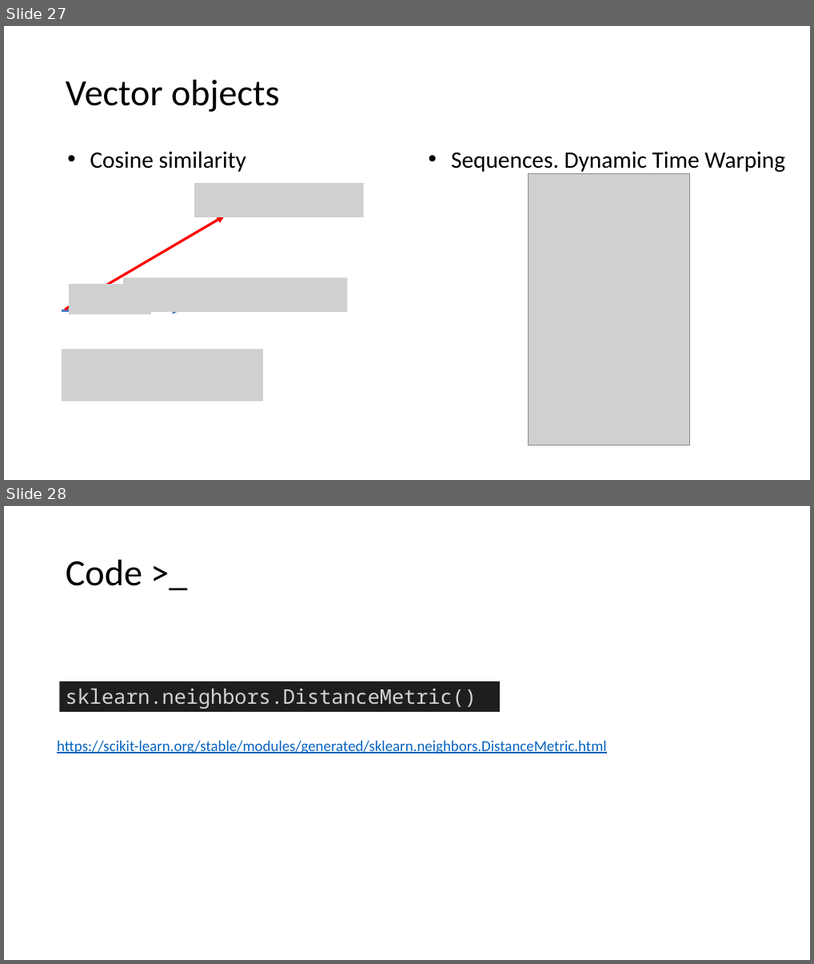
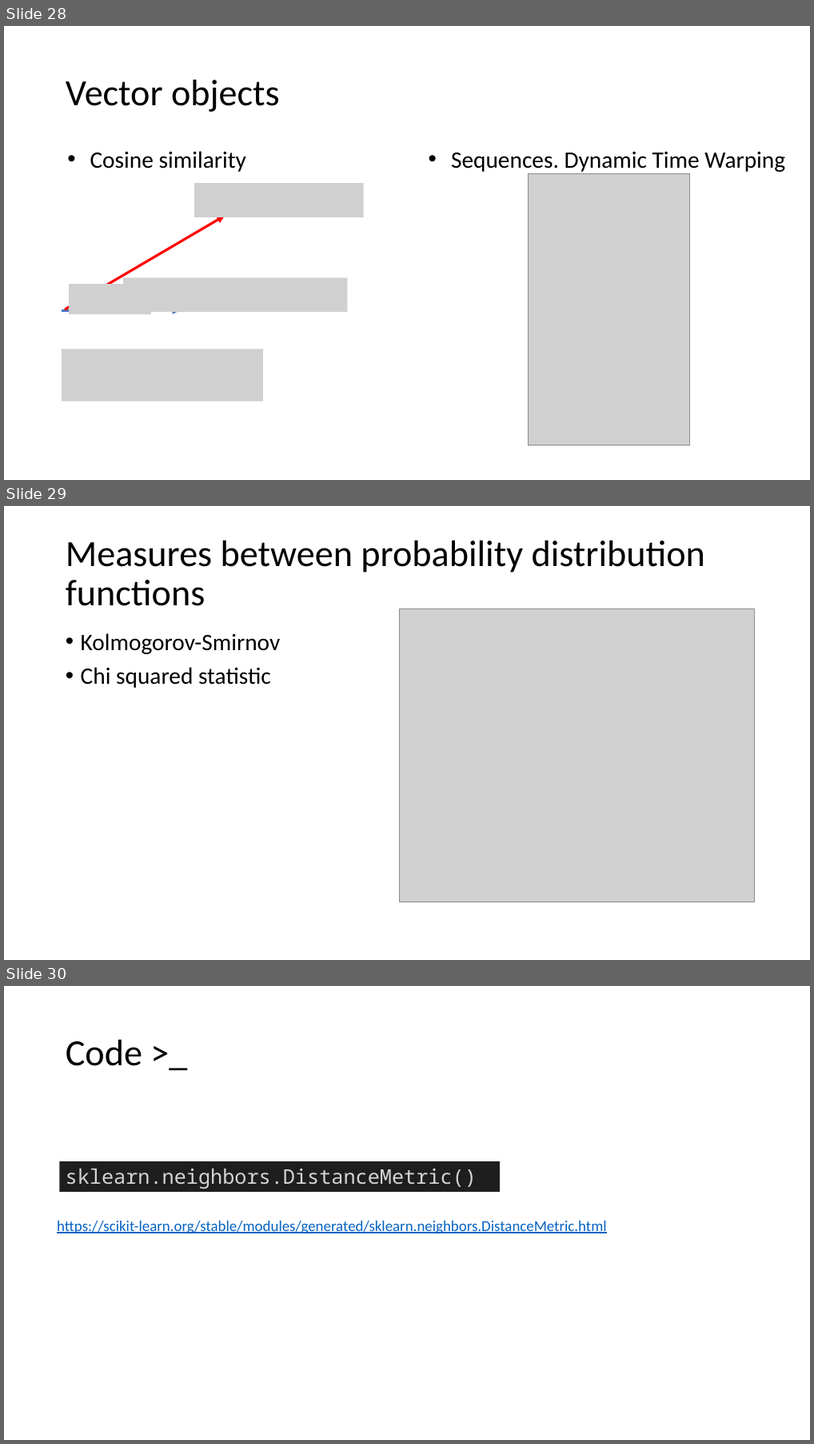
Before and after one commit to mathphysmx/teaching-ml, a slide deck: slides/05_ML_DataTypes.pptx. Shown one above the other, each under a label of ours: slides 27 and 28 before the commit, slides 28, 29 and 30 after it. The pictures are 814x964 and 814x1444 pixels, drawn with LibreOffice and Linux fonts; fonts in the diff are those of the drawing; grey boxes stand for pictures. Boxes give left, top, right and bottom in pixels: in the first picture for what was removed or moved away, otherwise in the second. Text is boxed around its words. In the diff, an @@ line names an element or a change of style, - is before the commit and + after.

```diff
--- a/slides/05_ML_DataTypes.pptx
+++ b/slides/05_ML_DataTypes.pptx
@@ slide 29 added at bbox=[4, 506, 810, 960], background #FFFFFF @@
@@ title added at bbox=[66, 540, 706, 606], 44 pt, text #000000 @@
+Measures between probability distribution functions
@@ picture added at bbox=[400, 608, 755, 901] @@
@@ text added at bbox=[81, 633, 281, 688], 28 pt, text #000000 @@
+• Kolmogorov-Smirnov
+• Chi squared statistic
@@ what was slide 27 is now slide 28 @@
@@ what was slide 28 is now slide 30 @@
```
Also in this commit, not shown: 1 slide changed, 2 other slides added, 17 other files.
